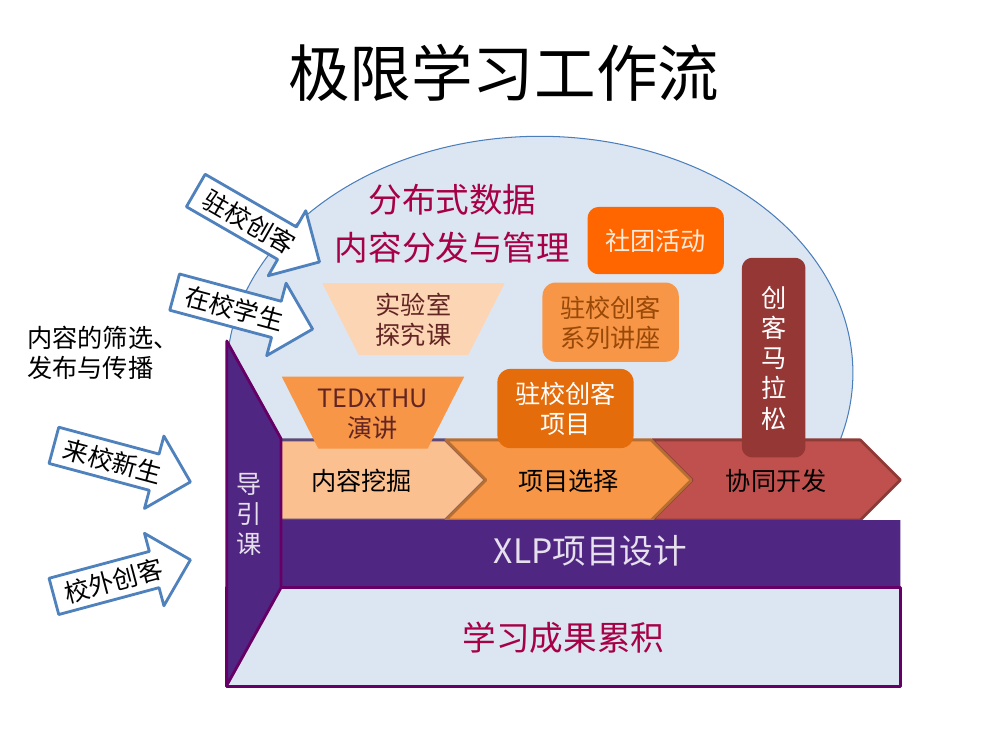
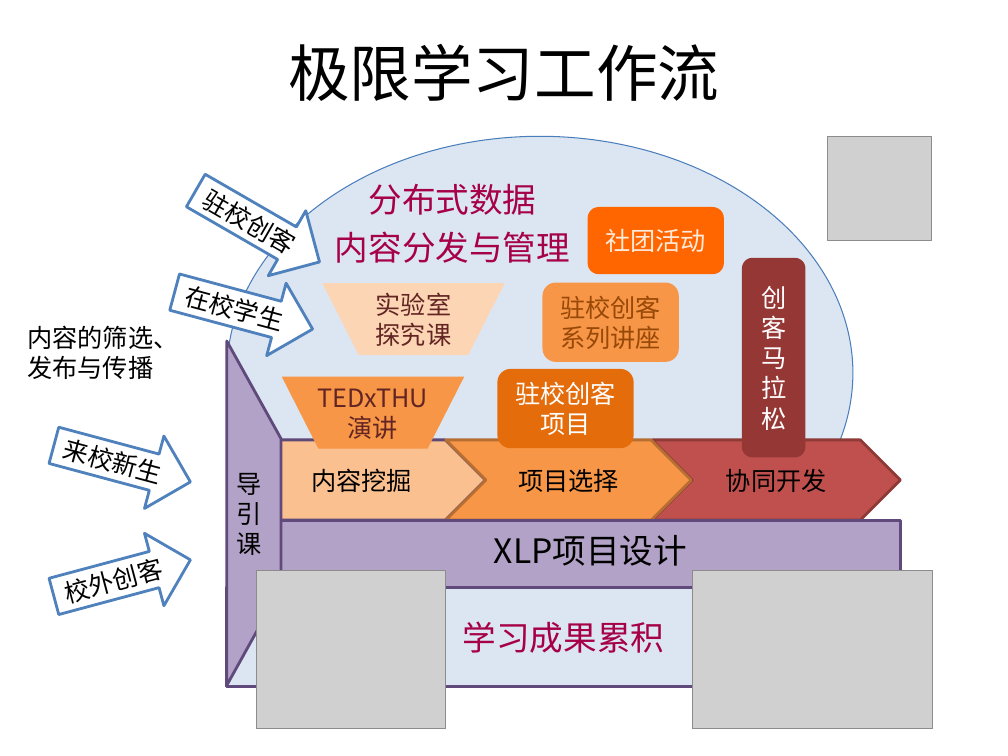
Before and after one commit to woodyme/2014JanXLP, a slide deck: slide 13 of 课程方案/XLP_WorkFLow_CHN.pptx (slide 15 before the commit). Drawn at 1008x756 pixels with LibreOffice and Linux fonts; fonts in the diff are those of the drawing; grey boxes stand for pictures. Boxes give left, top, right and bottom in pixels: in the first picture for what was removed or moved away, otherwise in the second. Text is boxed around its words. In the diff, an @@ line names an element or a change of style, - is before the commit and + after.

Commit message:
add photos

```diff
--- a/课程方案/XLP_WorkFLow_CHN.pptx
+++ b/课程方案/XLP_WorkFLow_CHN.pptx
@@ picture added at box(828, 136, 931, 240) @@
@@ trapezoid "导引课" at box(226, 341, 281, 685): text colour #E6E0EC to #000000; fill #502683 to #B3A2C7; outline #660066 2 pt to #604A7B 2 pt @@
@@ rectangle "XLP项目设计" at box(281, 520, 901, 588): text colour #E6E0EC to #000000; fill #502683 to #B3A2C7; outline none to #604A7B 2 pt @@
@@ rectangle "学习成果累积" at box(227, 588, 900, 686): outline #660066 2 pt to #604A7B 2 pt @@
@@ picture added at box(256, 571, 446, 729) @@
@@ picture added at box(692, 571, 932, 729) @@
```
Also in this commit, not shown: 10 other slides changed, 1 slide added, 3 slides removed.
